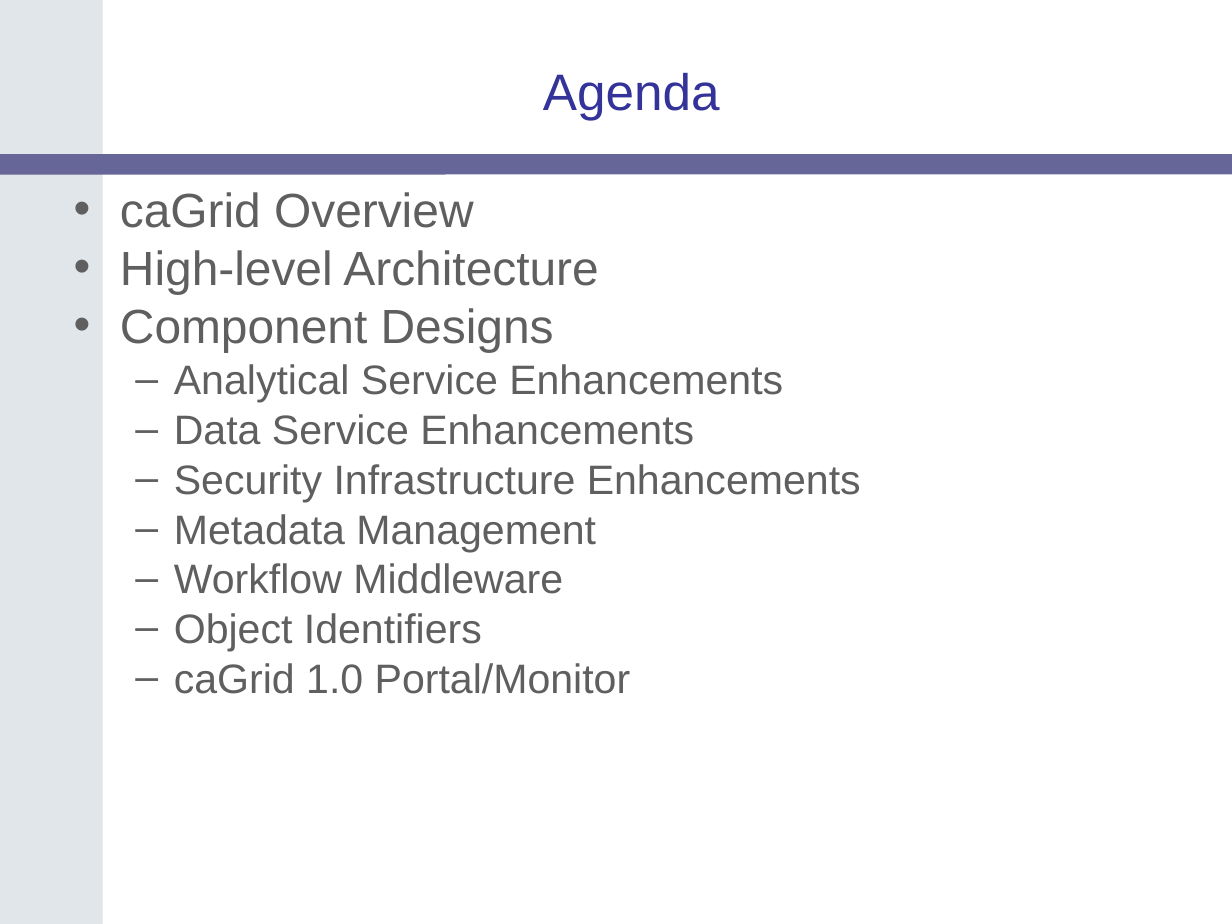
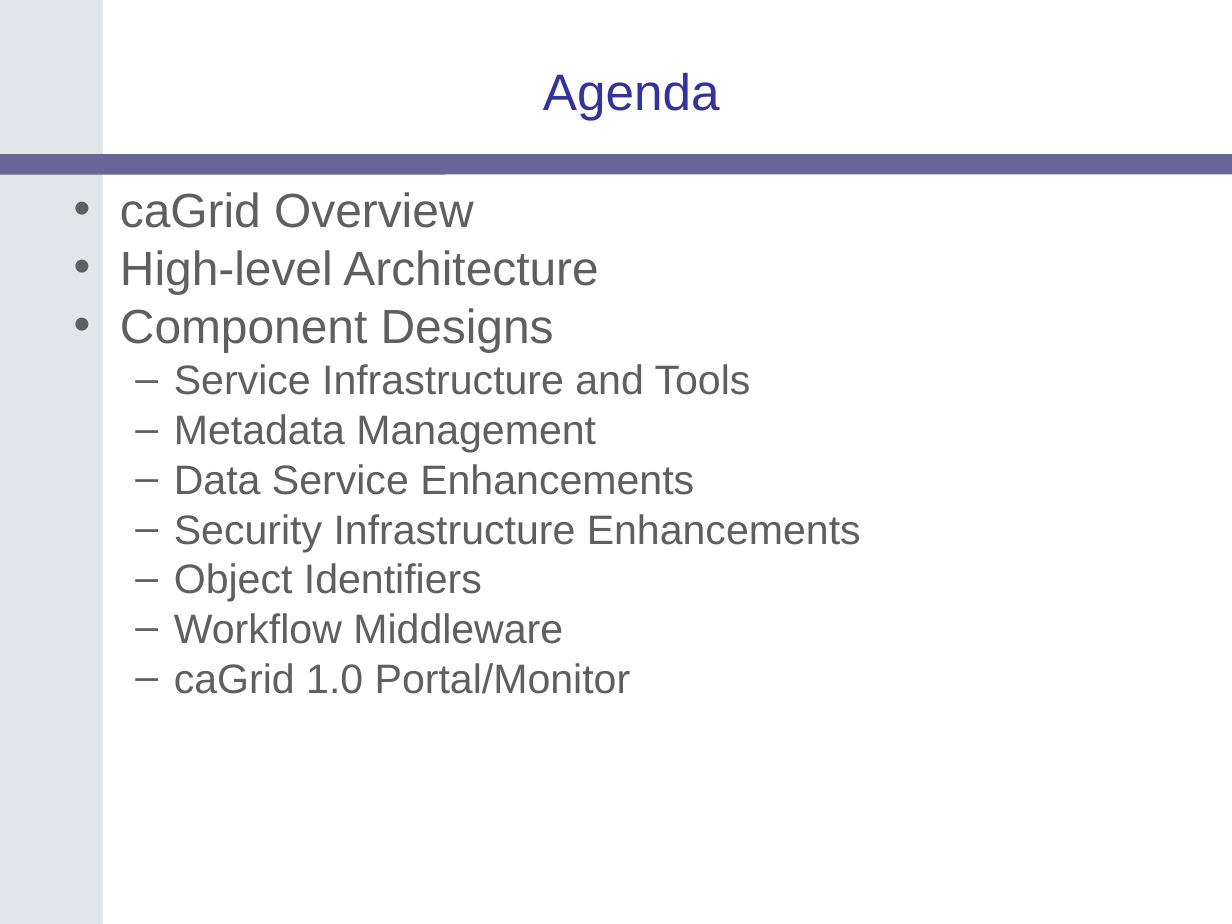
Before and after one commit to NCIP/cagrid-portal, a slide deck: slide 2 of cagrid-1-0/Documentation/presentations/200604_AnnualMeeting/caGrid-1.0-Architecture_caBIG-Annual-Meeting06.ppt. Drawn at 1232x924 pixels with LibreOffice and Linux fonts; fonts in the diff are those of the drawing; background and template pictures are left out. Boxes give left, top, right and bottom in pixels: in the first picture for what was removed or moved away, otherwise in the second. Text is boxed around its words. In the diff, an @@ line names an element or a change of style, - is before the commit and + after.

```diff
--- a/cagrid-1-0/Documentation/presentations/200604_AnnualMeeting/caGrid-1.0-Architecture_caBIG-Annual-Meeting06.ppt
+++ b/cagrid-1-0/Documentation/presentations/200604_AnnualMeeting/caGrid-1.0-Architecture_caBIG-Annual-Meeting06.ppt
@@ text at (174, 364, 751, 453): text changed @@
-  – Analytical Service Enhancements
+  – Service Infrastructure and Tools
+  – Metadata Management
@@ text at (174, 563, 482, 602): text changed @@
-  – Metadata Management
+  – Object Identifiers
@@ text at (174, 613, 482, 651): paragraph removed @@
-  – Object Identifiers
```
Also in this commit, not shown: 1 other slide changed, 7 slides added, 1 slide removed, 1 other file.
